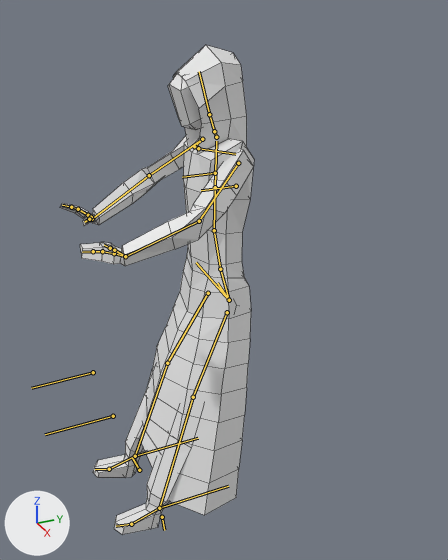
Two versions of the Blender file salemstalker/Assets/3D/charatermodel/cultist.blend, one commit apart.
One viewpoint serves both versions: a camera (50 mm lens) standing at (2.054, -0.883, 1.992) and looking at (0.003, 0.04, 0.966). Arrows for +X, +Y and +Z are at lower left; the lights stay in place. Both versions are drawn at frame 21 of the action 'dash'; the numbers are the values there. The bones that bend it are drawn over the model as lines. Mesh edges are drawn as thin lines.
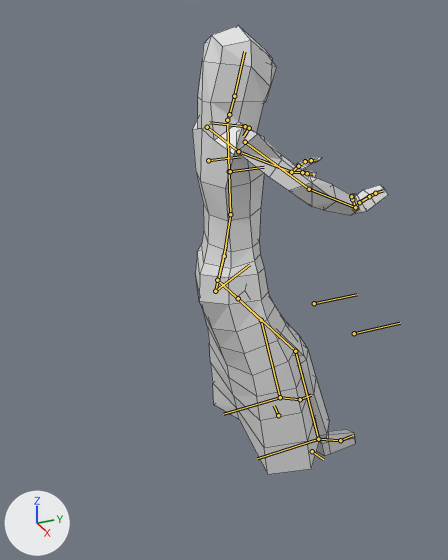
What differs and where, as boxes (x1, y1, x2, y2) in the pictures (448 x 560 px):
'Cube', posed (9% shorter): before (93, 45, 254, 535); after (192, 26, 355, 474)
'Cube.002', posed: before (60, 136, 253, 266); after (237, 130, 388, 215)
'Plane', posed: before (168, 73, 202, 130); after (264, 62, 277, 103)
bone 'spine', root to tip: before (229, 300) to (220, 269); after (215, 291) to (224, 256)
bone 'ikshin.L.001', root to tip: before (159, 508) to (228, 486); after (280, 397) to (223, 414)
bone 'ikshin.R.001', root to tip: before (135, 456) to (198, 438); after (318, 439) to (257, 458)

The edits, one by one:
Bone 'spine' (bone_spine) moves from (0.0, -0.07, 0.018) to (0.013, 0.004, 0.067).
Bone 'spine' (bone_spine) turns from (0, 0, 0) to (29, -179, 0) degrees about its own x, y and z.
Bone 'ikshin.L.001' (bone_ikshin_l_001) moves from (0.054, -0.345, -0.001) to (-0.298, 0.409, 0.105).
Bone 'ikshin.L.001' (bone_ikshin_l_001) turns from (0, 0, 0) to (0, -3, -179) degrees about its own x, y and z.
Bone 'ikshin.R.001' (bone_ikshin_r_001) moves from (-0.034, -0.345, -0.001) to (0.304, 0.414, 0.105).
Bone 'ikshin.R.001' (bone_ikshin_r_001) turns from (0, 0, 0) to (0, 3, -179) degrees about its own x, y and z.
